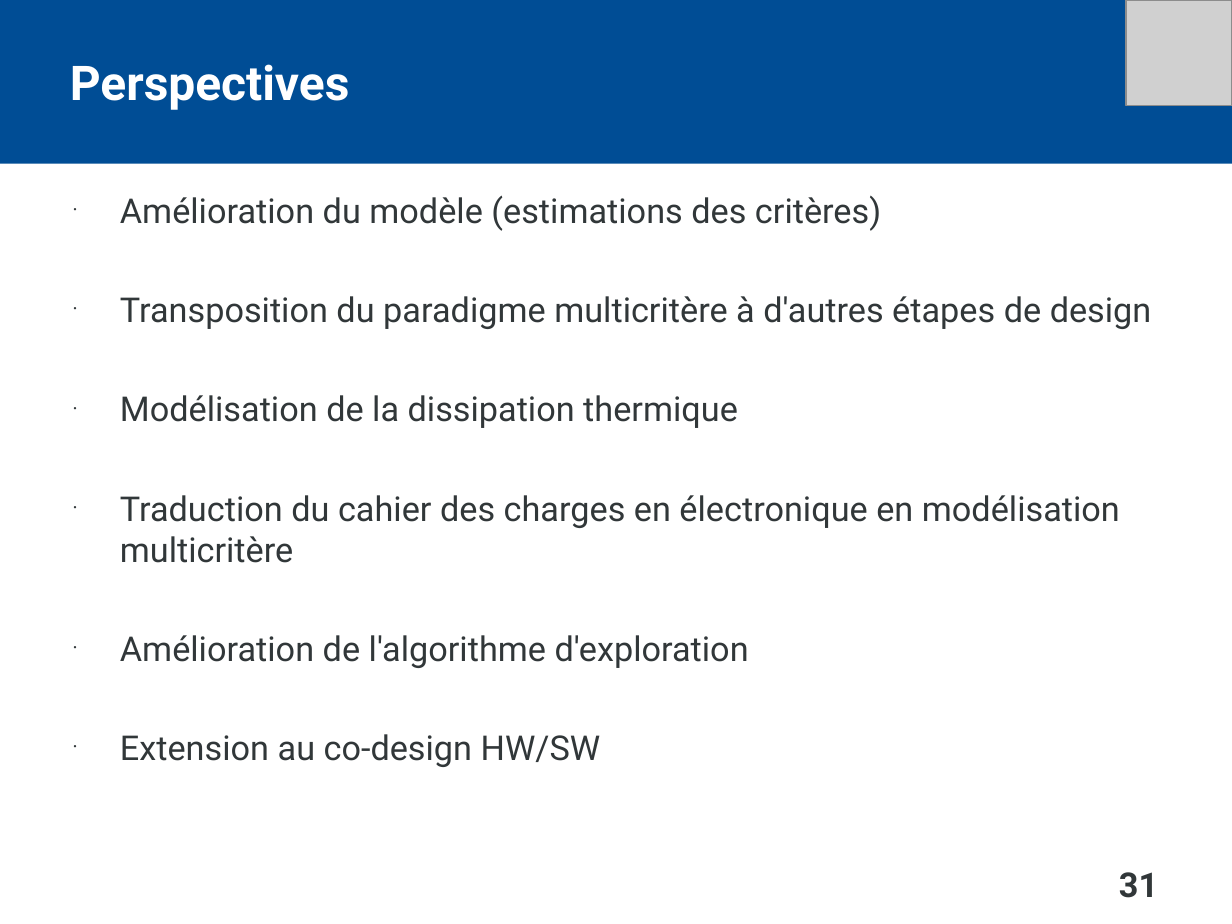
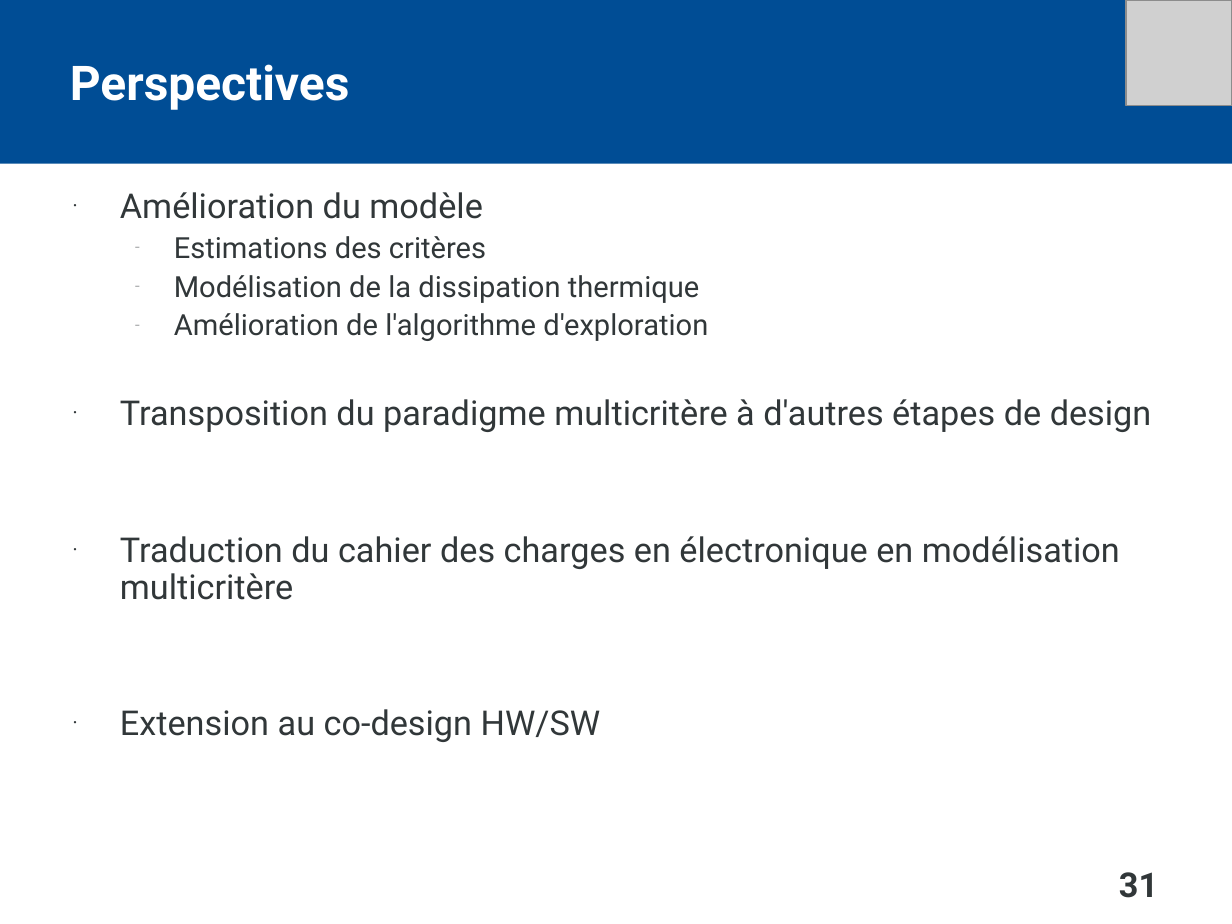
Before and after one commit to Bocko/thesis, a slide deck: slide 31 of thesis_presentation.ppt. Drawn at 1232x924 pixels with LibreOffice and Linux fonts; fonts in the diff are those of the drawing; grey boxes stand for pictures. Boxes give left, top, right and bottom in pixels: in the first picture for what was removed or moved away, otherwise in the second. Text is boxed around its words. In the diff, an @@ line names an element or a change of style, - is before the commit and + after.

```diff
--- a/thesis_presentation.ppt
+++ b/thesis_presentation.ppt
@@ text at box(120, 192, 708, 341): text changed; size 20 to 17 pt @@
-• Amélioration du modèle (estimations des critères)
+• Amélioration du modèle
+  – Estimations des critères
+  – Modélisation de la dissipation thermique
+  – Amélioration de l'algorithme d'exploration
@@ text at box(120, 395, 738, 428): paragraph removed @@
-• Modélisation de la dissipation thermique
@@ text at box(120, 399, 1152, 742): line spacing 1 to 0.9 @@
@@ text at box(120, 635, 749, 668): paragraph removed @@
-• Amélioration de l'algorithme d'exploration
```
Also in this commit, not shown: 5 other slides changed, 1 other file.
